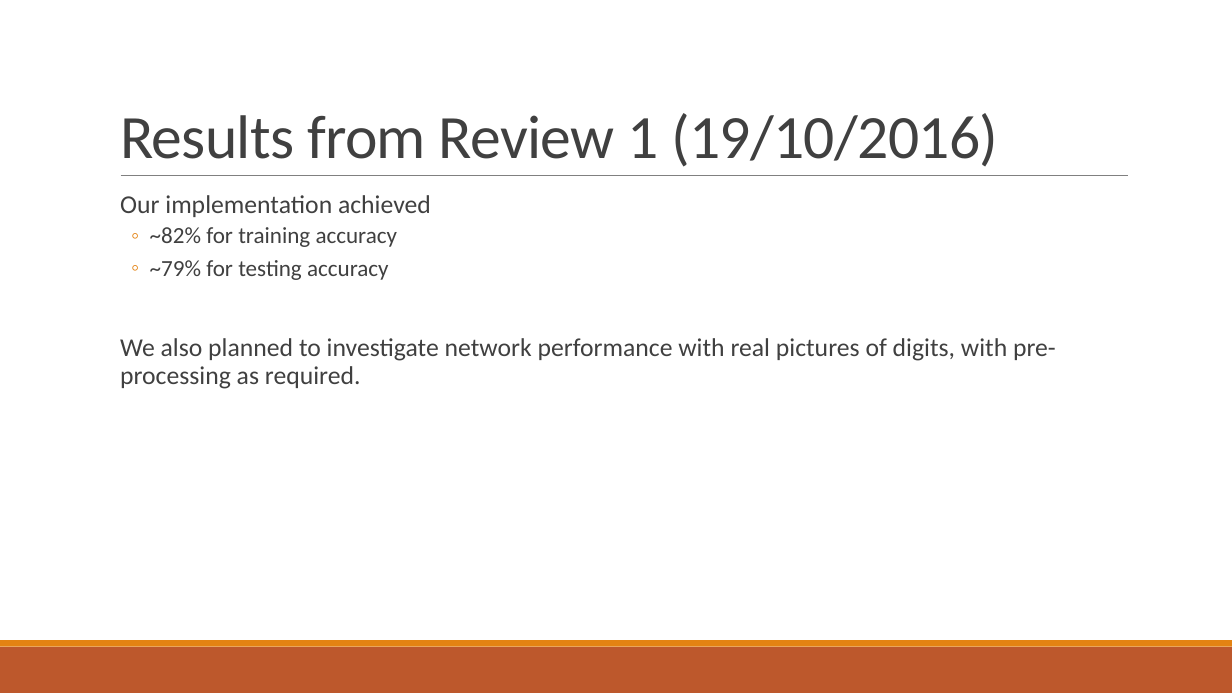
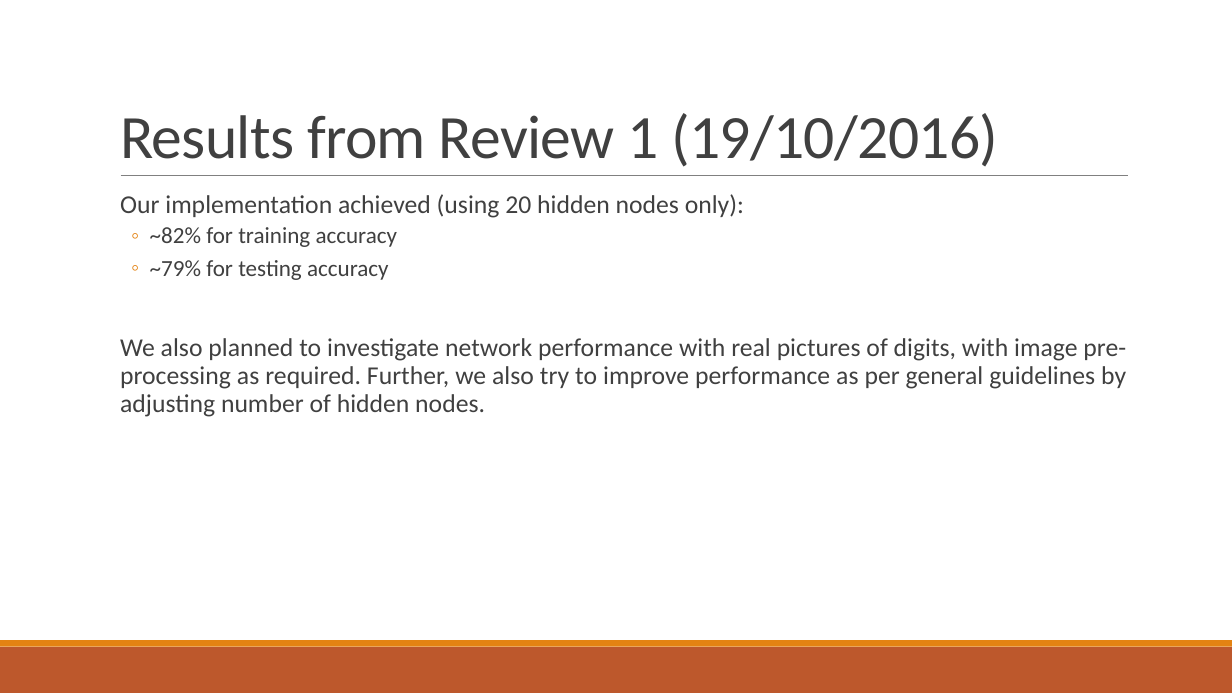
Before and after one commit to VinayGupta23/permute, a slide deck: slide 5 of docs/Neural Review 2.pptx. Drawn at 1232x693 pixels with LibreOffice and Linux fonts; fonts in the diff are those of the drawing. Boxes give left, top, right and bottom in pixels: in the first picture for what was removed or moved away, otherwise in the second. Text is boxed around its words. In the diff, an @@ line names an element or a change of style, - is before the commit and + after.

Commit message:
Minor adjustments to PPT and review 1 recap

```diff
--- a/docs/Neural Review 2.pptx
+++ b/docs/Neural Review 2.pptx
@@ text at <box>120,194,744,218</box>: text changed @@
-  Our implementation achieved
+  Our implementation achieved (using 20 hidden nodes only):
@@ text at <box>120,338,1126,417</box>: text changed @@
-  We also planned to investigate network performance with real pictures of digits, with pre-processing as required.
+  We also planned to investigate network performance with real pictures of digits, with image pre-processing as required. Further, we also try to improve performance as per general guidelines by adjusting number of hidden nodes.
```
Also in this commit, not shown: 1 other slide changed.
